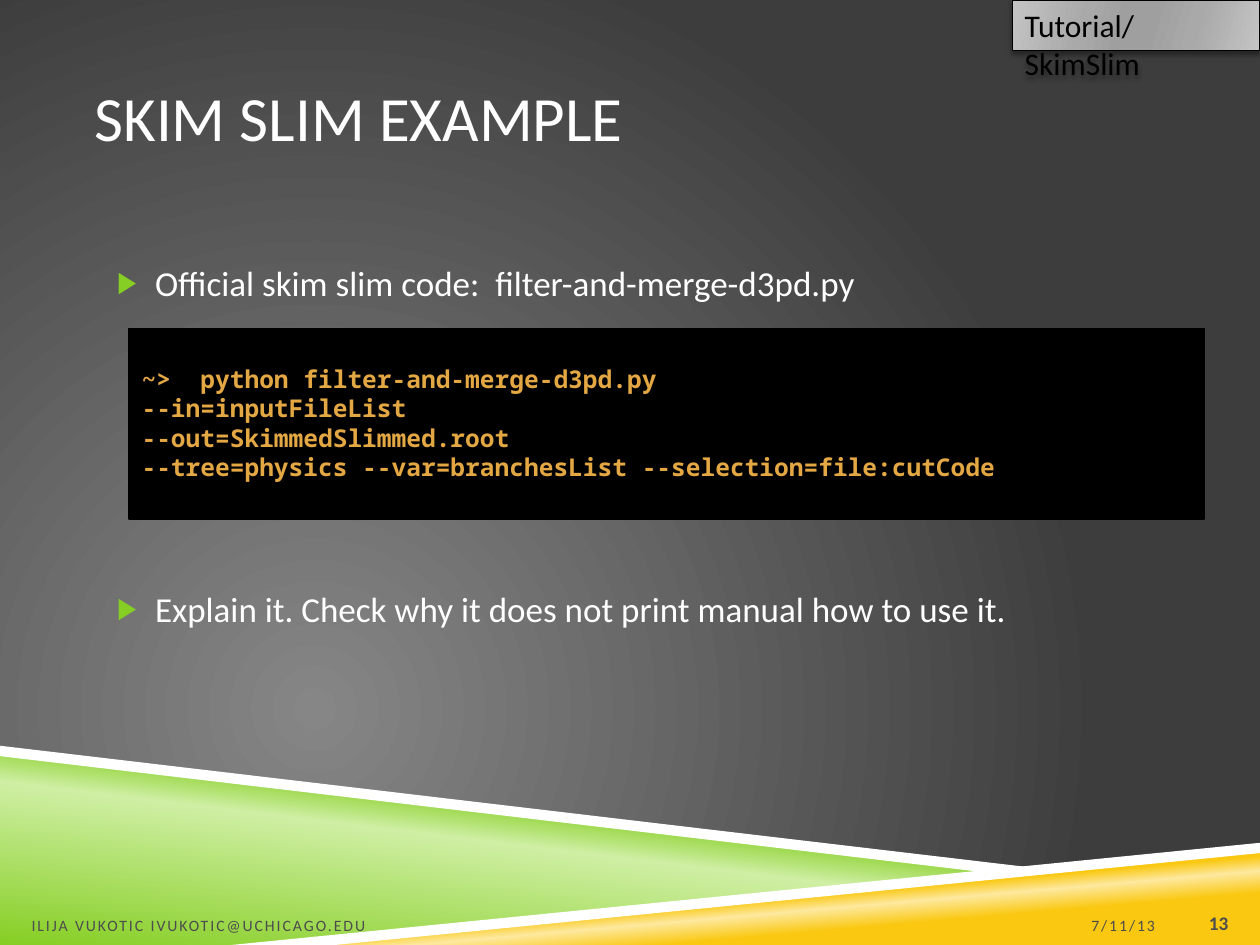
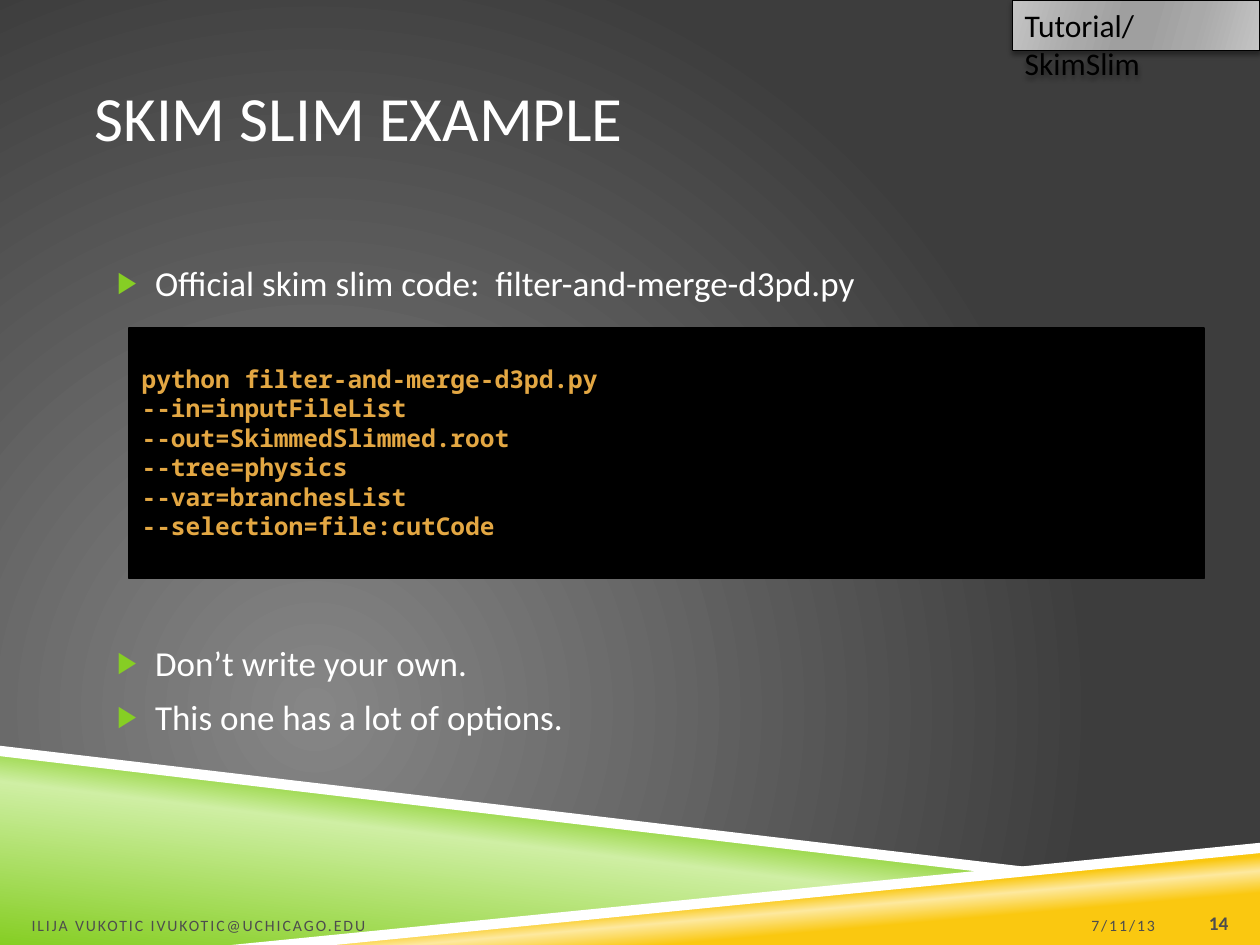
Before and after one commit to ivukotic/Tutorial, a slide deck: slide 14 of Tutorial.pptx (slide 13 before the commit). Drawn at 1260x945 pixels with LibreOffice and Linux fonts; fonts in the diff are those of the drawing; background and template pictures are left out. Boxes give left, top, right and bottom in pixels: in the first picture for what was removed or moved away, otherwise in the second. Text is boxed around its words. In the diff, an @@ line names an element or a change of style, - is before the commit and + after.

```diff
--- a/Tutorial.pptx
+++ b/Tutorial.pptx
@@ rectangle "python filter-and-merge-d3pd.py": place and size @@
-rectangle "python filter-and-merge-d3pd.py" at (130, 329, 1205, 519)
+rectangle "python filter-and-merge-d3pd.py" at (130, 329, 1205, 580)
@@ text in rectangle at (142, 369, 598, 394): text changed @@
-~> python filter-and-merge-d3pd.py
+python filter-and-merge-d3pd.py
@@ text in rectangle at (142, 457, 495, 536): text changed @@
---tree=physics --var=branchesList --selection=file:cutCode
+--tree=physics
+--var=branchesList
+--selection=file:cutCode
@@ text at (155, 651, 563, 736): text changed @@
-▶ Explain it. Check why it does not print manual how to use it.
+▶ Don’t write your own.
+▶ This one has a lot of options.
@@ page number at (1209, 917, 1228, 930): text changed @@
-13
+14
```
Also in this commit, not shown: 5 other slides changed, 1 slide added, 1 other file.
